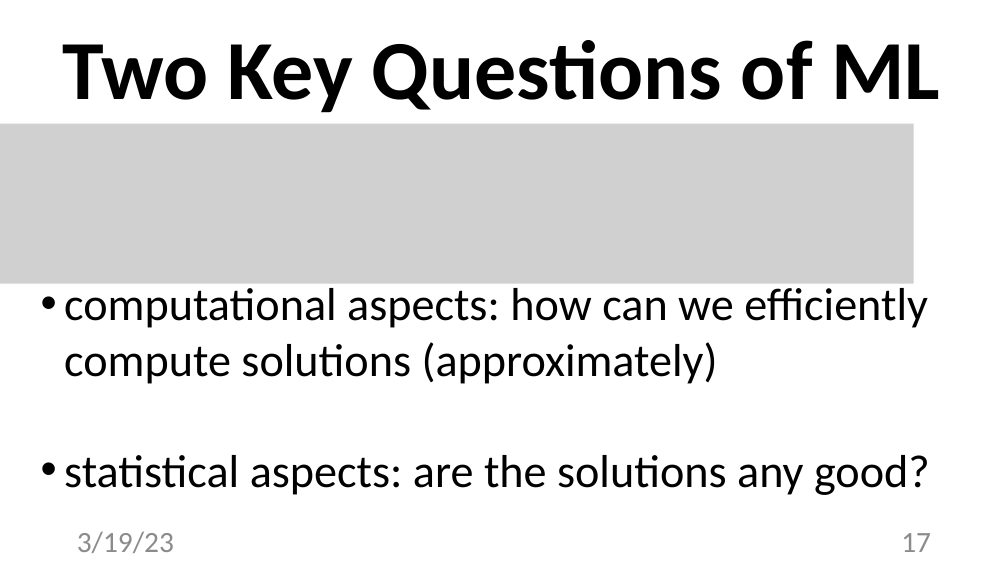
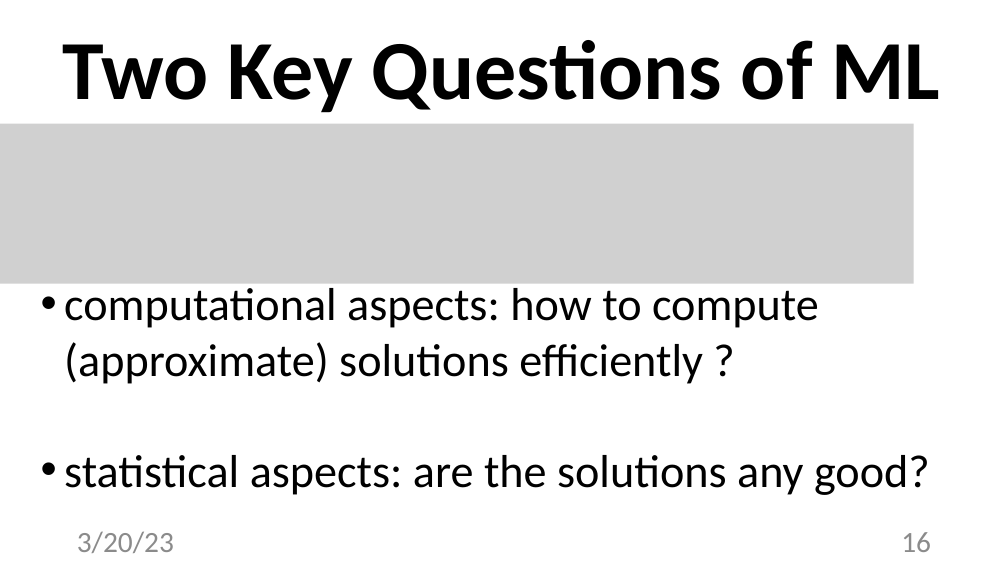
Before and after one commit to alexjungaalto/FederatedLearning, a slide deck: slide 16 of slides/CS-E4740_FLDesignPrinciple.pptx (slide 17 before the commit). Drawn at 1008x567 pixels with LibreOffice and Linux fonts; fonts in the diff are those of the drawing; grey boxes stand for pictures. Boxes give left, top, right and bottom in pixels: in the first picture for what was removed or moved away, otherwise in the second. Text is boxed around its words. In the diff, an @@ line names an element or a change of style, - is before the commit and + after.

```diff
--- a/slides/CS-E4740_FLDesignPrinciple.pptx
+++ b/slides/CS-E4740_FLDesignPrinciple.pptx
@@ text at [64,282,819,384]: text changed @@
-• computational aspects: how can we efficiently compute solutions (approximately)
+• computational aspects: how to compute (approximate) solutions efficiently ?
@@ text at [77,531,174,553]: text changed @@
-3/19/23
+3/20/23
@@ page number at [901,532,931,552]: text changed @@
-17
+16
```
Also in this commit, not shown: 36 other slides changed, 1 slide removed, 3 other files.
